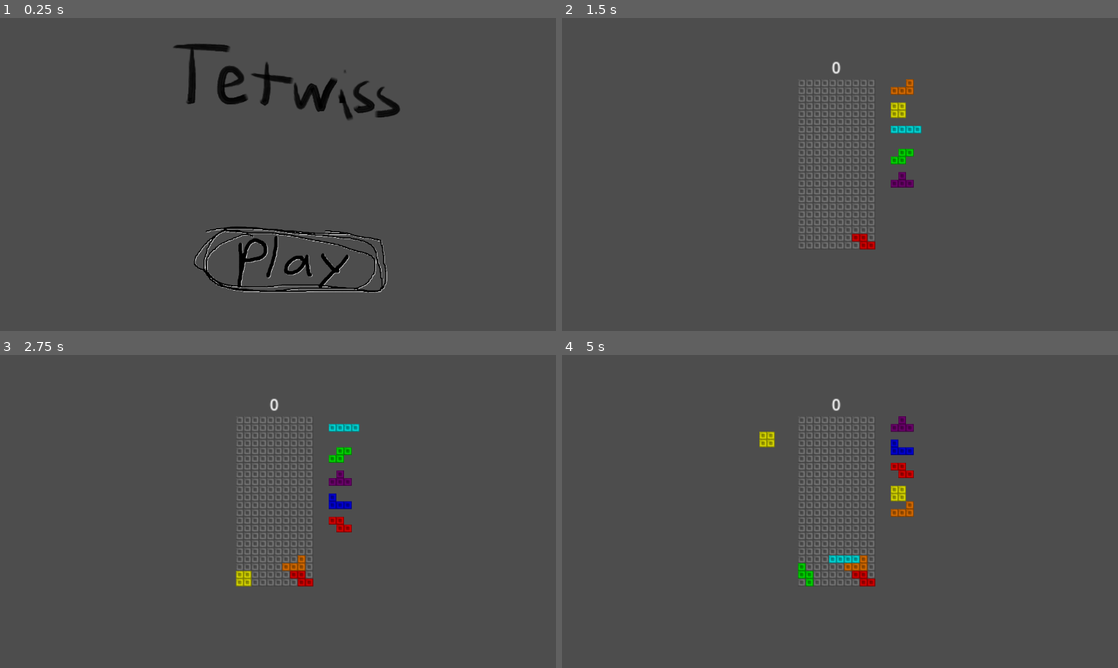
Above: before the commit, frames 1-4 (two rows, left to right).
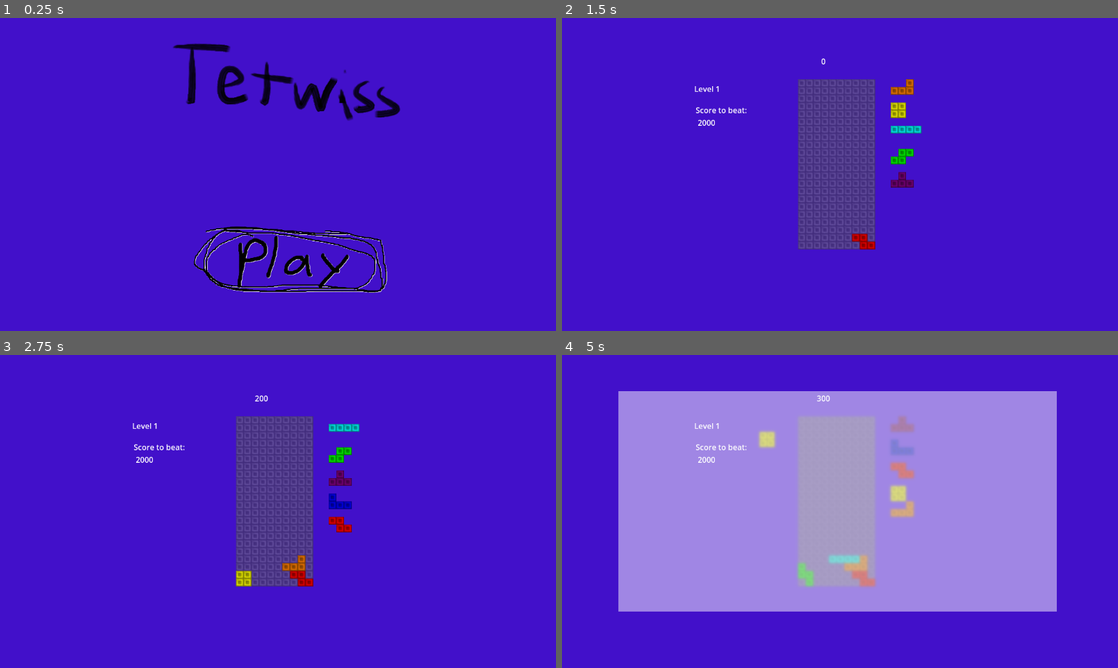
Above: after the commit, the same moments.

Repository: socpite/Tetwiss
Game: Godot game, scene res://scene/main.tscn
Two runs of this game, one before a commit and one after it. Both use one fixed random seed, a clock stepped at 60 frames per second and the inputs below.
Inputs (mouse positions are in pixels of both pictures, inside the frame that each line leads up to):
- Up to frame 1 (0.25 s): no input
- Up to frame 2 (1.5 s): click (851, 259) at 0.5 s; tap Enter at 1.25 s; hold Right (right) from 1.28 s (still down); hold Down (soft drop) from 1.28 s (still down)
- Up to frame 3 (2.75 s): tap Space (hard drop) at 2, 2.1 s; release Right (right) at 2.03 s; release Down (soft drop) at 2.03 s; hold Left (left) from 2.03 s (still down); tap Down (soft drop) at 2.3 s
- Up to frame 4 (5 s): tap Enter at 2.75, 4.25 s; release Left (left) at 2.78 s; hold Down (soft drop) 2.78-3.53 s; hold Right (right) 2.78-4.28 s; tap C (hold piece) at 2.85 s; tap Space (hard drop) at 3.5 s; tap A (rotate 180) at 3.6 s; tap Down (soft drop) at 3.8 s; hold Left (left) from 4.28 s (still down); hold Down (soft drop) from 4.28 s (still down); tap X (rotate clockwise) at 4.35 s; tap Escape (pause, bound only after the commit) at 4.9 s

The runs differ from the first frame. In frame 1, 97% of the frame differs, in the area x 0-100%, y 0-100%; in frame 2, 99%; in frame 3, 99%; in frame 4, 100%.

Commit message:
please remind me to keep commits atomic

Diff:
--- a/project.godot
+++ b/project.godot
@@ -76,3 +76,8 @@
 "events": [Object(InputEventKey,"resource_local_to_scene":false,"resource_name":"","device":-1,"window_id":0,"alt_press …(182 unchanged characters)…
 ]
 }
+pause={
+"deadzone": 0.5,
+"events": [Object(InputEventKey,"resource_local_to_scene":false,"resource_name":"","device":-1,"window_id":0,"alt_pressed":false,"shift_pressed":false,"ctrl_pressed":false,"meta_pressed":false,"pressed":false,"keycode":0,"physical_keycode":4194305,"key_label":0,"unicode":0,"echo":false,"script":null)
+]
+}
--- /dev/null
+++ b/scene/ChargeBar.gd
@@ -0,0 +1,21 @@
+extends Sprite2D
+
+var full_rect: Rect2
+var current_charge: float
+var target_charge: float
+
+const speed = 5
+const eps = 0.001
+
+func _ready():
+	full_rect = get_region_rect()
+
+func _process(delta):
+	if target_charge - current_charge < eps:
+		current_charge = target_charge
+	else:
+		current_charge += (target_charge - current_charge)*speed*delta
+
+	var new_rect = full_rect
+	new_rect.size.x *= min(current_charge, 1)
+	set_region_rect(new_rect)
--- /dev/null
+++ b/scene/Level.gd
@@ -0,0 +1,50 @@
+extends Node
+
+var score = 0
+var combo = 0
+var multiplier = 1
+var current_level
+var target_score
+var charge: float
+
+
+func display_combo():
+	$ComboLabel.text = str(combo) + "x Combo"
+	if combo > 1:
+		$ComboLabel.show()
+	else:
+		$ComboLabel.hide()
+
+func process_combo(lines_cleared):
+	if lines_cleared > 0:
+		combo += 1
+	else:
+		combo = 0
+	display_combo()
+
+func clear_lines(count: int):
+	score += multiplier*count*count*100 + 100
+	process_combo(count)
+	multiplier = combo + 1
+	$ChargeBar.target_charge += 0.1*count
+
+	$ScoreLabel.text = str(score)
+# Called when the node enters the scene tree for the first time.
+
+func set_level(level):
+	current_level = level
+	$LevelLabel.text = "Level " + str(current_level)
+
+	target_score = level*(level+1)*1000
+	$TargetScoreLabel.text = "Score to beat:\n " + str(target_score)
+
+func _ready():
+	$ComboLabel.hide()
+	set_level(1)
+	pass # Replace with function body.
+
+
+# Called every frame. 'delta' is the elapsed time since the previous frame.
+func _process(delta):
+	if score > target_score:
+		set_level(current_level+1)
--- /dev/null
+++ b/scene/blur.gdshader
@@ -0,0 +1,13 @@
+shader_type canvas_item;
+
+uniform float blur_amount : hint_range(-2.0, 10.0);
+uniform float mix_amount : hint_range(0.0, 1.0);
+uniform vec4 color_over : source_color;
+uniform sampler2D SCREEN_TEXTURE : hint_screen_texture, filter_linear_mipmap;
+
+void fragment() {
+   vec4 blurred = textureLod(SCREEN_TEXTURE, SCREEN_UV, blur_amount);
+   blurred.a = 255.0;
+   vec4 fin = mix(blurred, color_over, mix_amount);
+   COLOR = fin;
+}
--- a/scene/main.tscn
+++ b/scene/main.tscn
@@ -7,6 +7,18 @@
 
 [node name="Main" type="Node"]
 script = ExtResource("1_4kcuh")
+
+[node name="Background" type="ColorRect" parent="."]
+show_behind_parent = true
+anchors_preset = 1
+anchor_left = 1.0
+anchor_right = 1.0
+offset_left = -1184.0
+offset_top = -25.0
+offset_right = 117.0
+offset_bottom = 847.0
+grow_horizontal = 0
+color = Color(0.258824, 0.0627451, 0.792157, 1)
 
 [node name="Menu" type="Node2D" parent="."]
 script = ExtResource("2_76ycs")
--- a/scene/tile_map.tscn
+++ b/scene/tile_map.tscn
@@ -1,11 +1,14 @@
-[gd_scene load_steps=10 format=3 uid="uid://cwensks5asunm"]
+[gd_scene load_steps=14 format=3 uid="uid://cwensks5asunm"]
 
 [ext_resource type="Texture2D" uid="uid://capn7wain57ar" path="res://assets/square_set.png" id="1_ks840"]
 [ext_resource type="Texture2D" uid="uid://wyve4t5bny04" path="res://assets/square_background.png" id="2_n1ddr"]
 [ext_resource type="Script" path="res://scripts/tile_map.gd" id="3_867pe"]
 [ext_resource type="Script" path="res://scripts/PieceQueue.gd" id="4_27gu6"]
 [ext_resource type="Script" path="res://scripts/InputHandler.gd" id="5_8fh7r"]
-[ext_resource type="Script" path="res://scripts/Score.gd" id="6_t7k3w"]
+[ext_resource type="Script" path="res://scene/Level.gd" id="6_ss4xy"]
+[ext_resource type="Texture2D" uid="uid://dl6ohc02vpxf6" path="res://assets/charge_bar.png" id="7_misee"]
+[ext_resource type="Script" path="res://scene/ChargeBar.gd" id="8_1t3ty"]
+[ext_resource type="Shader" path="res://scene/blur.gdshader" id="9_3fu1i"]
 
 [sub_resource type="TileSetAtlasSource" id="TileSetAtlasSource_2c3e3"]
 texture = ExtResource("1_ks840")
@@ -37,12 +40,19 @@
 sources/0 = SubResource("TileSetAtlasSource_2c3e3")
 sources/1 = SubResource("TileSetAtlasSource_3pvtj")
 
+[sub_resource type="ShaderMaterial" id="ShaderMaterial_78q27"]
+shader = ExtResource("9_3fu1i")
+shader_parameter/blur_amount = 1.618
+shader_parameter/mix_amount = 0.495
+shader_parameter/color_over = Color(1, 1, 1, 1)
+
 [node name="TileMap" type="TileMap"]
 position = Vector2(489, 127)
 scale = Vector2(2, 2)
 tile_set = SubResource("TileSet_sxls5")
 format = 2
 layer_0/name = "background"
+layer_0/modulate = Color(1, 1, 1, 0.572549)
 layer_0/tile_data = PackedInt32Array(1376256, 1, 0, 1310720, 1, 0, 1245184, 1, 0, 1179648, 1, 0, 1114112, 1, 0, 1048576 …(2997 unchanged characters)…
 layer_1/name = "existing_tiles"
 layer_1/tile_data = PackedInt32Array()
@@ -55,7 +65,7 @@
 layer_4/tile_data = PackedInt32Array()
 script = ExtResource("3_867pe")
 
-[node name="PieceDropTimer" type="Timer" parent="."]
+[node name="PieceDropTimer" type="Timer" parent="." groups=["gameplay_timers"]]
 
 [node name="PieceQueue" type="Node" parent="."]
 script = ExtResource("4_27gu6")
@@ -63,24 +73,70 @@
 [node name="InputHandler" type="Node" parent="."]
 script = ExtResource("5_8fh7r")
 
-[node name="DASLeftTimer" type="Timer" parent="InputHandler"]
+[node name="DASLeftTimer" type="Timer" parent="InputHandler" groups=["gameplay_timers"]]
 
-[node name="DASRightTimer" type="Timer" parent="InputHandler"]
+[node name="DASRightTimer" type="Timer" parent="InputHandler" groups=["gameplay_timers"]]
 
-[node name="ARRLeftTimer" type="Timer" parent="InputHandler"]
+[node name="ARRLeftTimer" type="Timer" parent="InputHandler" groups=["gameplay_timers"]]
 
-[node name="ARRRightTimer" type="Timer" parent="InputHandler"]
+[node name="ARRRightTimer" type="Timer" parent="InputHandler" groups=["gameplay_timers"]]
 
-[node name="SDRTimer" type="Timer" parent="InputHandler"]
+[node name="SDRTimer" type="Timer" parent="InputHandler" groups=["gameplay_timers"]]
 
-[node name="Score" type="Label" parent="."]
-offset_left = 13.0
-offset_top = -24.5
-offset_right = 68.0
-offset_bottom = -1.5
+[node name="Level" type="Node" parent="."]
+script = ExtResource("6_ss4xy")
+
+[node name="ScoreLabel" type="Label" parent="Level"]
+offset_left = 515.0
+offset_top = 78.0
+offset_right = 570.0
+offset_bottom = 101.0
 text = "0"
 horizontal_alignment = 1
-script = ExtResource("6_t7k3w")
+
+[node name="LevelLabel" type="Label" parent="Level"]
+anchors_preset = 4
+anchor_top = 0.5
+anchor_bottom = 0.5
+offset_left = 274.0
+offset_top = -189.0
+offset_right = 385.0
+offset_bottom = -151.0
+grow_vertical = 2
+text = "Level 1"
+
+[node name="TargetScoreLabel" type="Label" parent="Level"]
+offset_left = 277.0
+offset_top = 179.0
+offset_right = 384.0
+offset_bottom = 241.0
+text = "Score to beat:
+1000"
+
+[node name="ComboLabel" type="Label" parent="Level"]
+offset_left = 373.0
+offset_top = 247.0
+offset_right = 475.0
+offset_bottom = 290.0
+text = "10x combo"
+horizontal_alignment = 2
+
+[node name="ChargeBar" type="Sprite2D" parent="Level"]
+position = Vector2(658, 477)
+rotation = -1.5708
+scale = Vector2(0.185128, 0.169164)
+texture = ExtResource("7_misee")
+centered = false
+region_enabled = true
+region_rect = Rect2(0, 0, 1891.88, 62)
+script = ExtResource("8_1t3ty")
+
+[node name="PauseBlur" type="ColorRect" parent="."]
+material = SubResource("ShaderMaterial_78q27")
+offset_left = -186.0
+offset_top = -26.0
+offset_right = 268.0
+offset_bottom = 202.0
 
 [connection signal="timeout" from="PieceDropTimer" to="." method="_on_piece_drop_timer_timeout"]
 [connection signal="hard_drop" from="InputHandler" to="." method="hard_drop"]
--- a/scripts/InputHandler.gd
+++ b/scripts/InputHandler.gd
@@ -10,6 +10,7 @@
 
 var in_arr_left = false
 var in_arr_right = false
+var paused = false
 
 signal move(direction: Vector2i)
 signal max_move(direction: Vector2i)
@@ -38,6 +39,11 @@
 
 # Called every frame. 'delta' is the elapsed time since the previous frame.
 func _process(delta):
+	if paused:
+		return
+
+	print("sus")
+
 	left_right_handler()
 	soft_drop_handler()
 
@@ -56,6 +62,7 @@
 
 func left_right_handler():
 	if Input.is_action_just_pressed("left"):
+		print("RUN")
 		move.emit(Vector2i.LEFT)
 		last_input = LEFT
 		$DASLeftTimer.start()
--- a/scripts/Score.gd
+++ b/scripts/ScoreLabel.gd
@@ -1,10 +1,4 @@
 extends Label
-
-var score = 0
-
-func clear_lines(count: int):
-	score += count
-	text = str(score)
 
 func _ready():
 	pass # Replace with function body.
--- a/scripts/tile_map.gd
+++ b/scripts/tile_map.gd
@@ -1,4 +1,6 @@
 extends TileMap
+
+
 
 var piece_scene = preload("res://scene/piece.tscn")
 var current_piece = piece_scene.instantiate()
@@ -10,17 +12,46 @@
 var board_length = 10
 var board_height = 22
 var queue_sight = 5
-
-enum layers {background, existing_tiles, ghost_piece, current_piece, HUD}
+var paused = false
+
+enum layers { background, existing_tiles, ghost_piece, current_piece, HUD }
+
+
 # Called when the node enters the scene tree for the first time.
+func _process(delta):
+	check_pause()
+	if paused:
+		return
+
+	draw_current_piece()
+	draw_ghost_piece()
+	draw_HUD_piece()
+
+
 func _ready():
+	$PauseBlur.hide()
 	current_piece.set_piece($PieceQueue.get_next_piece())
 	$PieceDropTimer.start()
-	pass # Replace with function body.
+
+
+func check_pause():
+	if Input.is_action_just_pressed("pause"):
+		if paused:
+			paused = false
+			$PauseBlur.hide()
+			$InputHandler.paused = false
+			get_tree().call_group("gameplay_timers", "set_paused", 0)
+		else:
+			paused = true
+			$InputHandler.paused = true
+			$PauseBlur.show()
+			get_tree().call_group("gameplay_timers", "set_paused", 1)
+
 
 # check if tile is valid
 func check_valid_tile(position: Vector2i) -> bool:
 	return 0 <= position.x and position.x < board_length and 0 <= position.y and position.y < board_height and get_cell_source_id(1, position) == -1
+
 
 func check_piece(piece) -> bool:
 	var data = piece.get_tiles()
@@ -29,6 +60,7 @@
 			return false
 
 	return true
+
 
 func move(direction: Vector2i):
 	print(direction)
@@ -37,6 +69,7 @@
 	if check_piece(new_piece):
 		current_piece.move(direction)
 
+
 func rotate_clockwise():
 	var kick_list = current_piece.clockwise_kicktable[current_piece.current_rotation]
 	for kick in kick_list:
@@ -46,6 +79,7 @@
 		if check_piece(new_piece):
 			current_piece = new_piece
 			break
+
 
 func rotate_counterclockwise():
 	var kick_list = current_piece.counterclockwise_kicktable[current_piece.current_rotation]
@@ -59,6 +93,7 @@
 			current_piece = new_piece
 			break
 
+
 func rotate_180():
 	var kick_list = current_piece._180_kicktable[current_piece.current_rotation]
 	for kick in kick_list:
@@ -69,6 +104,7 @@
 		if check_piece(new_piece):
 			current_piece = new_piece
 			break
+
 
 func lock_piece():
 	var piece_tiles = current_piece.get_tiles()
@@ -79,23 +115,27 @@
 	clear_lines()
 	check_game_over()
 
+
 func max_move(direction: Vector2i):
-	while(true):
+	while true:
 		var new_piece = current_piece.duplicate()
 		new_piece.move(direction)
 		if check_piece(new_piece):
 			current_piece = new_piece
 		else:
 			break
+
 
 func hard_drop():
 	max_move(Vector2i.DOWN)
 	lock_piece()
+
 
 func draw_piece_on_layer(piece, layer):
 	var piece_tiles = piece.get_tiles()
 	for cell in piece_tiles:
 		set_cell(layer, cell[0], 0, Vector2i(0, 0), cell[1])
+
 
 func hold_piece():
 	if holding_piece.piece_id != 0:
@@ -109,6 +149,7 @@
 		holding_piece.reset_to_default()
 		current_piece.set_piece($PieceQueue.get_next_piece())
 
+
 func draw_ghost_piece():
 	clear_layer(layers.ghost_piece)
 	var old_piece = current_piece.duplicate()
@@ -116,13 +157,16 @@
 	draw_piece_on_layer(current_piece, layers.ghost_piece)
 	current_piece = old_piece
 
+
 func draw_current_piece():
 	clear_layer(layers.current_piece)
 	draw_piece_on_layer(current_piece, layers.current_piece)
 
+
 func draw_holding_piece():
 	holding_piece.position = HOLDING_PIECE_POSITION
 	draw_piece_on_layer(holding_piece, layers.HUD)
+
 
 func draw_piece_queue():
 	var current_position = QUEUE_POSITION
@@ -134,6 +178,7 @@
 		draw_piece_on_layer(piece, layers.HUD)
 		current_position += Vector2i(0, piece.grid_size)
 	pass
+
 
 func clear_lines():
 	var count_lines_cleared = 0
@@ -159,24 +204,23 @@
 		for j in board_length:
 			set_cell(layers.existing_tiles, Vector2i(j, board_height - 1 - i), 0, Vector2i(0, 0), board[i][j])
 
-	$Score.clear_lines(count_lines_cleared)
+	$Level.clear_lines(count_lines_cleared)
+
 
 func get_score():
 	return $Score.score()
+
 
 func check_game_over():
 	if not check_piece(current_piece):
 		Events.game_over.emit()
+
 
 func draw_HUD_piece():
 	clear_layer(layers.HUD)
 	draw_holding_piece()
 	draw_piece_queue()
 
-func _process(delta):
-	draw_current_piece()
-	draw_ghost_piece()
-	draw_HUD_piece()
 
 func _on_piece_drop_timer_timeout():
 	move(Vector2i.DOWN)
Binary file added: assets/charge_bar.png
Not shown, added: assets/charge_bar.png.import
Not shown, added: scripts/items/note.txt
